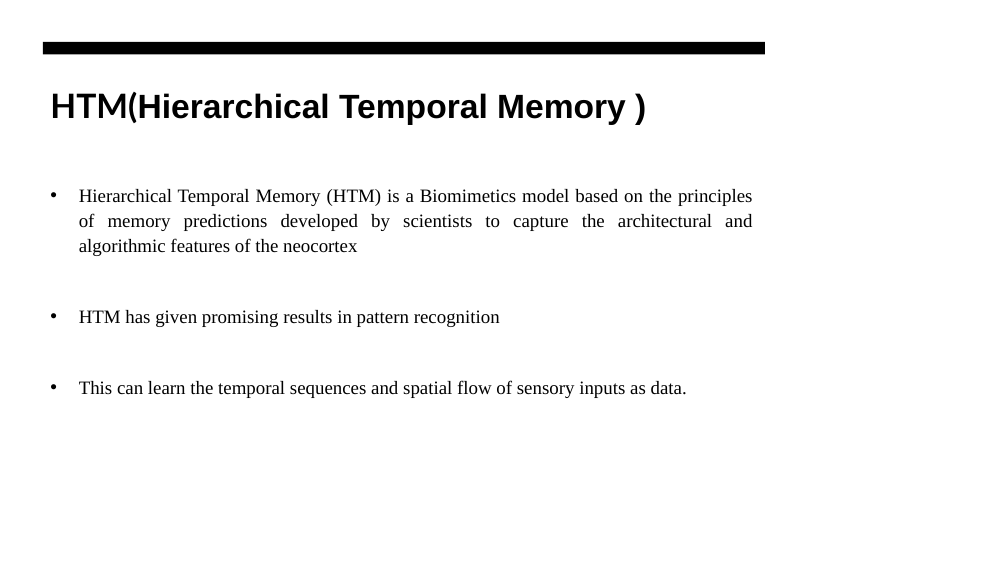
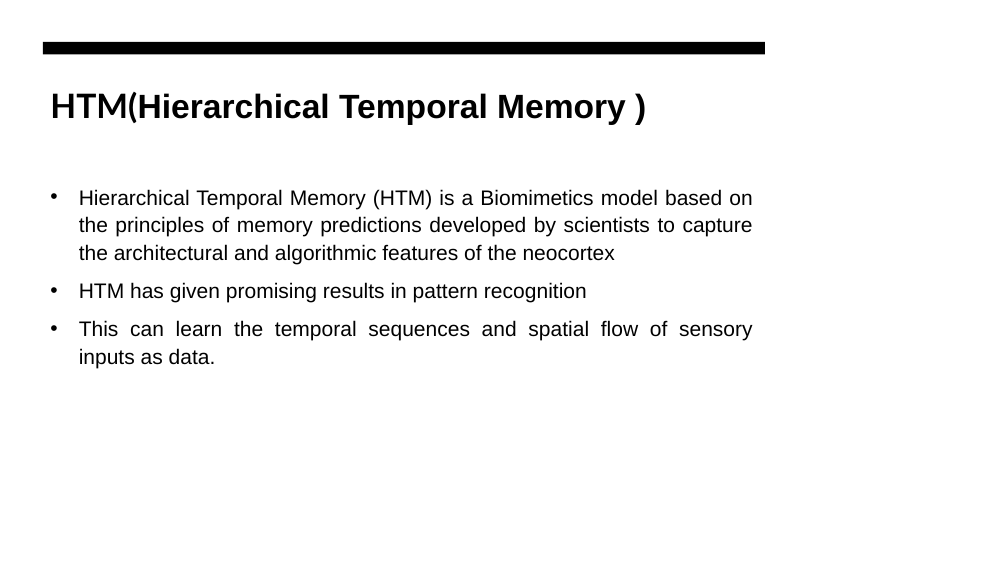
Before and after one commit to faizmohammedkhan7/neocortexapi, a slide deck: slide 5 of source/MySEProject/Documentation/ML-22-23-15 Approve Prediction of Multisequence Learning .pptx. Drawn at 1008x567 pixels with LibreOffice and Linux fonts; fonts in the diff are those of the drawing. Boxes give left, top, right and bottom in pixels: in the first picture for what was removed or moved away, otherwise in the second. Text is boxed around its words. In the diff, an @@ line names an element or a change of style, - is before the commit and + after.

```diff
--- a/source/MySEProject/Documentation/ML-22-23-15 Approve Prediction of Multisequence Learning .pptx
+++ b/source/MySEProject/Documentation/ML-22-23-15 Approve Prediction of Multisequence Learning .pptx
@@ text "Hierarchical Temporal Memory (HTM) is ..." at (79,189,753,369): size 18 to 20 pt, font Times New Roman to Arial @@
```
Also in this commit, not shown: 5 other slides changed, 1 slide added, 1 slide removed.
